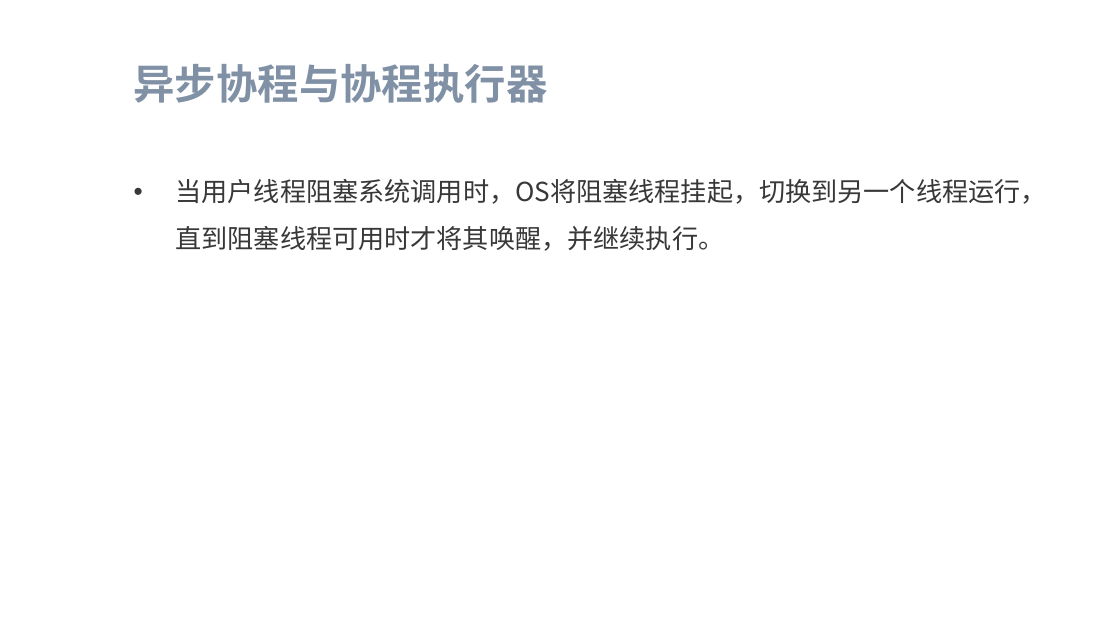
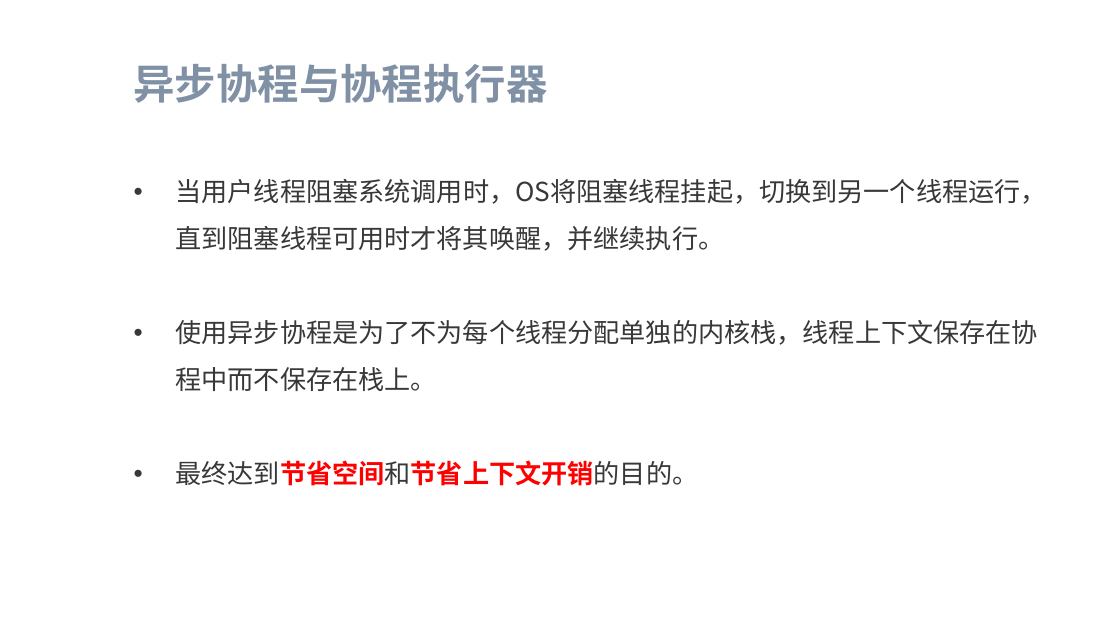
Before and after one commit to flying-rind/mini-Rust-os, a slide deck: slide 11 of tutorial/Mini-Rust-OS.pptx (slide 10 before the commit). Drawn at 1120x630 pixels with LibreOffice and Linux fonts; fonts in the diff are those of the drawing; background and template pictures are left out. Boxes give left, top, right and bottom in pixels: in the first picture for what was removed or moved away, otherwise in the second. Text is boxed around its words. In the diff, an @@ line names an element or a change of style, - is before the commit and + after.

```diff
--- a/tutorial/Mini-Rust-OS.pptx
+++ b/tutorial/Mini-Rust-OS.pptx
@@ text at (176, 320, 1038, 486): paragraphs added @@
+• 使用异步协程是为了不为每个线程分配单独的内核栈，线程上下文保存在协程中而不保存在栈上。
+• 最终达到节省空间和节省上下文开销的目的。
```
Also in this commit, not shown: 9 other slides changed, 1 slide added, 55 other files.
